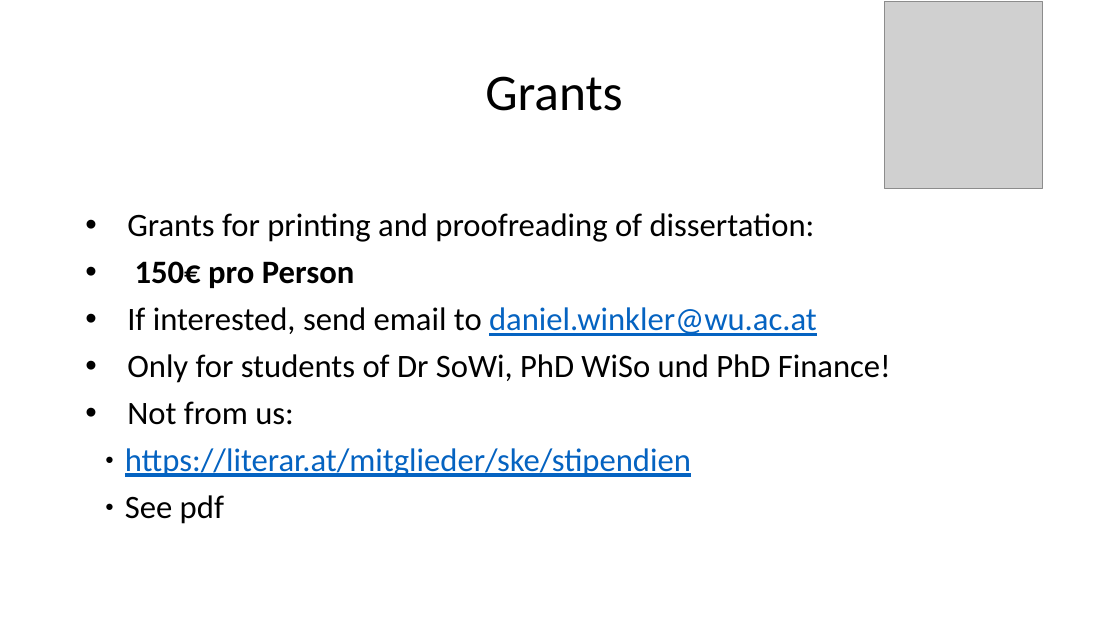
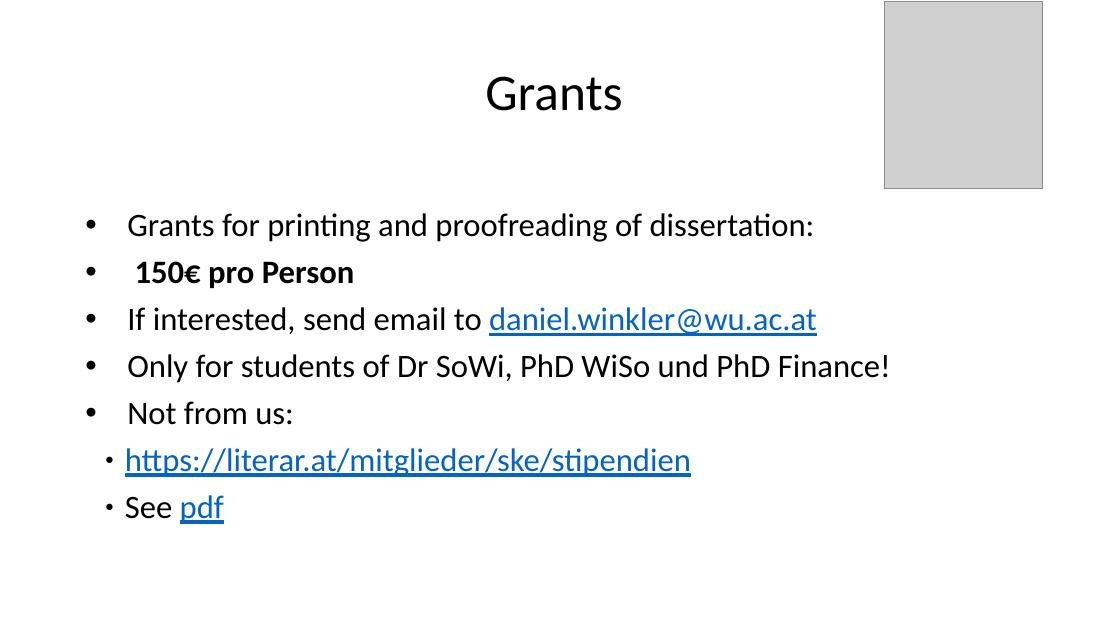
Before and after one commit to danielw2904/phd-pres, a slide deck: slide 3 of Presentation DrInfoAbend - english.pptx. Drawn at 1120x630 pixels with LibreOffice and Linux fonts; fonts in the diff are those of the drawing; grey boxes stand for pictures. Boxes give left, top, right and bottom in pixels: in the first picture for what was removed or moved away, otherwise in the second. Text is boxed around its words. In the diff, an @@ line names an element or a change of style, - is before the commit and + after.

```diff
--- a/Presentation DrInfoAbend - english.pptx
+++ b/Presentation DrInfoAbend - english.pptx
@@ text at (125,495,224,524): text colour #000000 to #0563C1, underline on in "pdf" @@
```
Also in this commit, not shown: 2 other slides changed.
